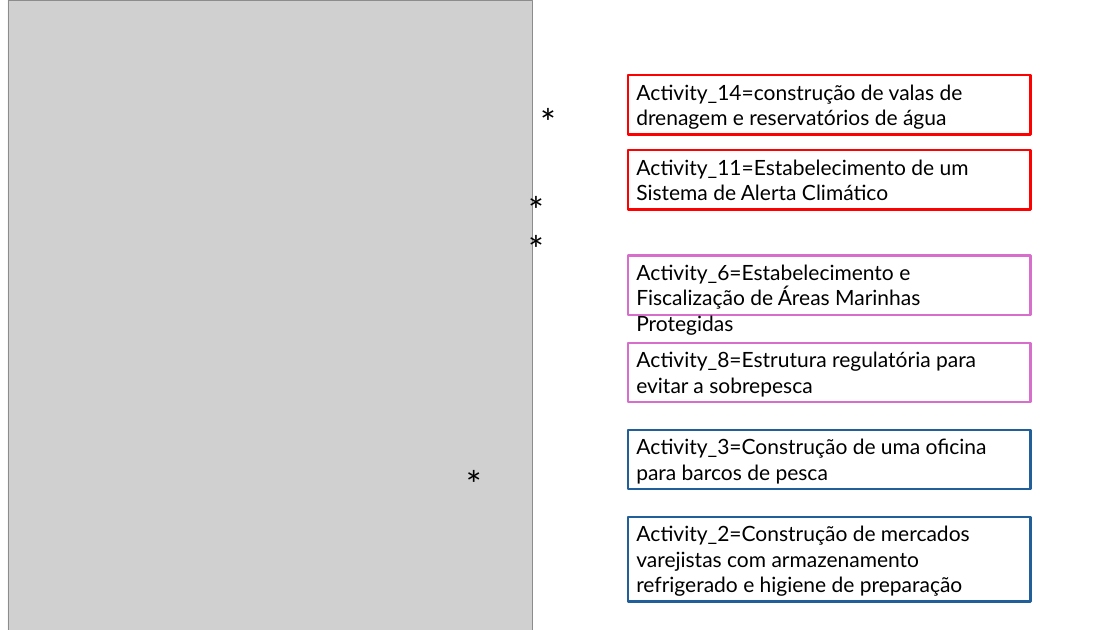
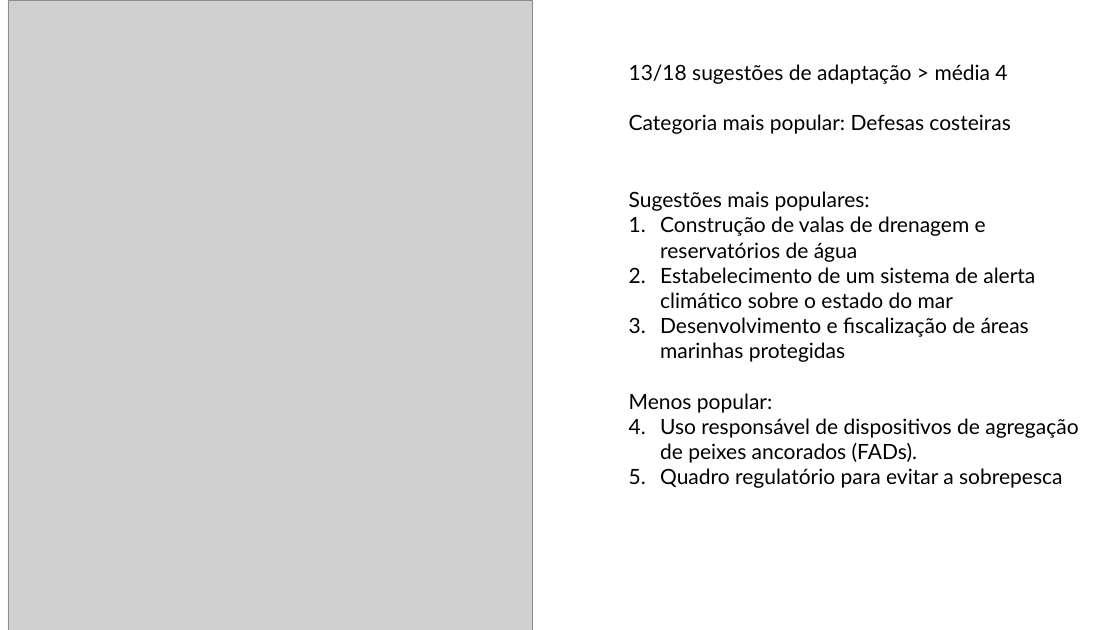
Before and after one commit to Risk-Team/trainings, a slide deck: slide 2 of STP/presentations/Survey/results_survey_ST.pptx. Drawn at 1120x630 pixels with LibreOffice and Linux fonts; fonts in the diff are those of the drawing; grey boxes stand for pictures. Boxes give left, top, right and bottom in pixels: in the first picture for what was removed or moved away, otherwise in the second. Text is boxed around its words. In the diff, an @@ line names an element or a change of style, - is before the commit and + after.

```diff
--- a/STP/presentations/Survey/results_survey_ST.pptx
+++ b/STP/presentations/Survey/results_survey_ST.pptx
@@ rectangle removed at (628, 76, 1031, 135) @@
-Activity_14=construção de valas de drenagem e reservatórios de água
@@ text added at (629, 64, 1010, 134), 18 pt, text #000000 @@
+13/18 sugestões de adaptação > média 4
+Categoria mais popular: Defesas costeiras
@@ text removed at (532, 95, 606, 149) @@
-*
@@ rectangle removed at (628, 150, 1031, 210) @@
-Activity_11=Estabelecimento de um Sistema de Alerta Climático
@@ text removed at (520, 182, 594, 236) @@
-*
@@ text added at (629, 191, 1078, 488), 18 pt, text #000000 @@
+Sugestões mais populares:
+1. Construção de valas de drenagem e reservatórios de água
+2. Estabelecimento de um sistema de alerta climático sobre o estado do mar
+3. Desenvolvimento e fiscalização de áreas marinhas protegidas
+Menos popular:
+1. Uso responsável de dispositivos de agregação de peixes ancorados (FADs).
+2. Quadro regulatório para evitar a sobrepesca
@@ text removed at (520, 223, 594, 276) @@
-*
@@ rectangle removed at (628, 255, 1031, 315) @@
-Activity_6=Estabelecimento e Fiscalização de Áreas Marinhas Protegidas
@@ rectangle removed at (628, 343, 1031, 402) @@
-Activity_8=Estrutura regulatória para evitar a sobrepesca
@@ rectangle removed at (628, 430, 1031, 490) @@
-Activity_3=Construção de uma oficina para barcos de pesca
@@ text removed at (458, 458, 532, 512) @@
-*
@@ rectangle removed at (628, 517, 1031, 602) @@
-Activity_2=Construção de mercados varejistas com armazenamento refrigerado e higiene de preparação
```
Also in this commit, not shown: 1 other slide changed, 6 other files.
